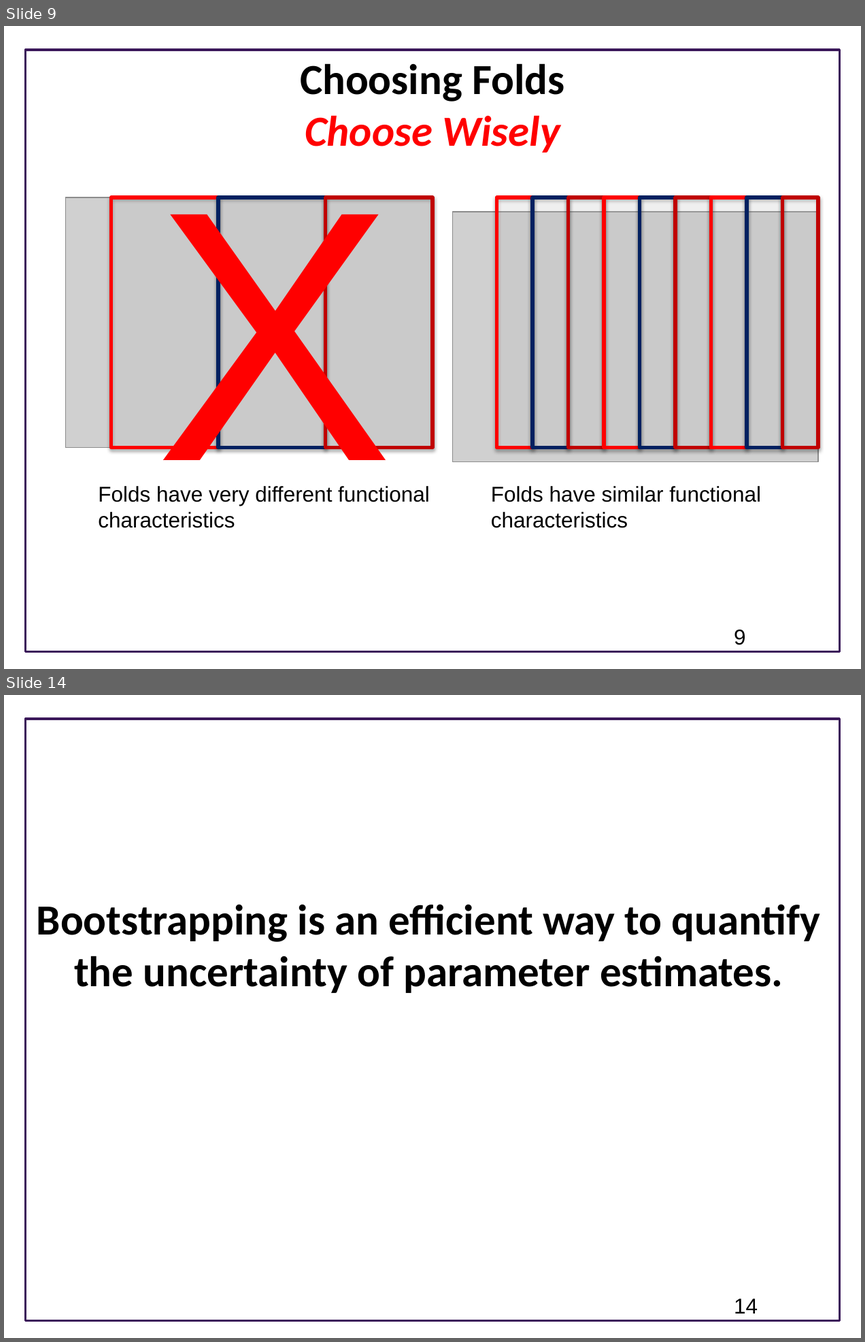
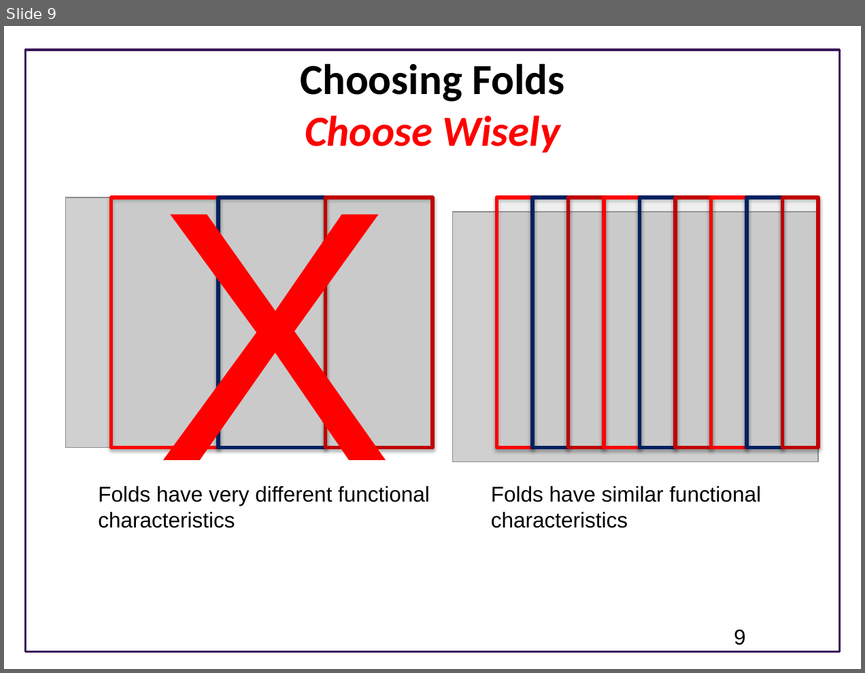
Before and after one commit to ModelEngineering/advancing-biomedical-models, a slide deck: lecture_12/crossvalidation/12_Model_Fitting_Dealing_With_Uncertainty.pptx. Shown one above the other, each under a label of ours: slides 9 and 14 before the commit, slide 9 after it; the slides between them are not shown. The pictures are 865x1342 and 865x673 pixels, drawn with LibreOffice and Linux fonts; fonts in the diff are those of the drawing; grey boxes stand for pictures; background and template pictures are left out. Boxes give left, top, right and bottom in pixels: in the first picture for what was removed or moved away, otherwise in the second. Text is boxed around its words. In the diff, an @@ line names an element or a change of style, - is before the commit and + after.

```diff
--- a/lecture_12/crossvalidation/12_Model_Fitting_Dealing_With_Uncertainty.pptx
+++ b/lecture_12/crossvalidation/12_Model_Fitting_Dealing_With_Uncertainty.pptx
@@ slide 14 removed at (4, 695, 861, 1338), background #FFFFFF; not listed: 1 template element that a slide beside it also shows @@
@@ title removed at (37, 904, 821, 993) @@
-Bootstrapping is an efficient way to quantify the uncertainty of parameter estimates.
@@ page number removed at (734, 1298, 757, 1313) @@
-14
```
Also in this commit, not shown: 2 slides added, 9 other slides removed.
